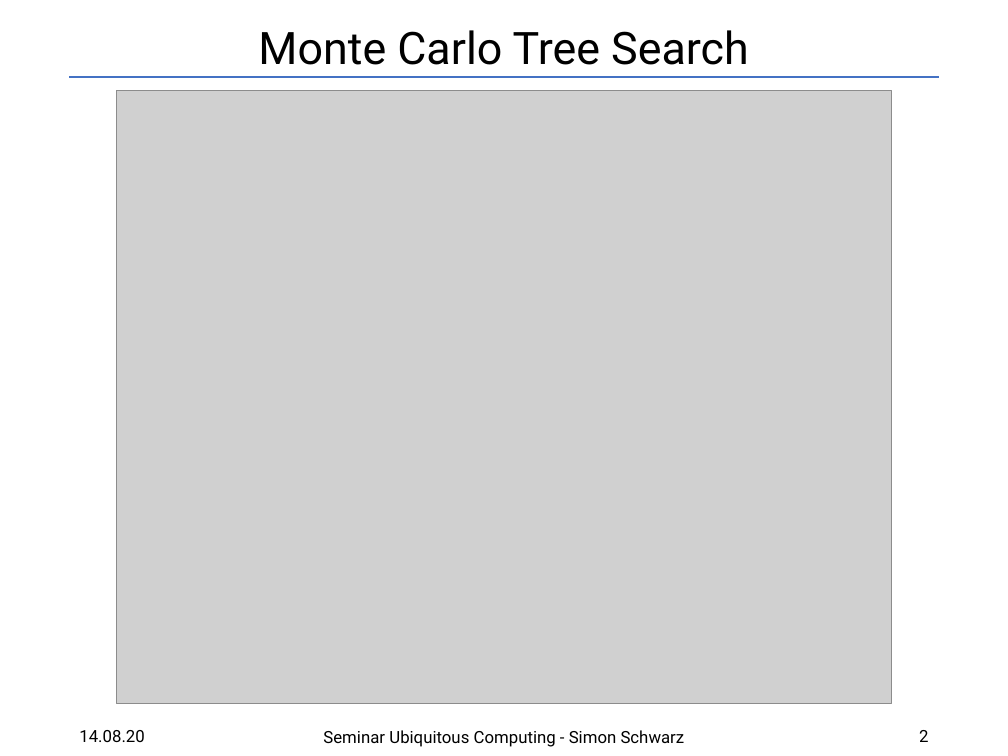
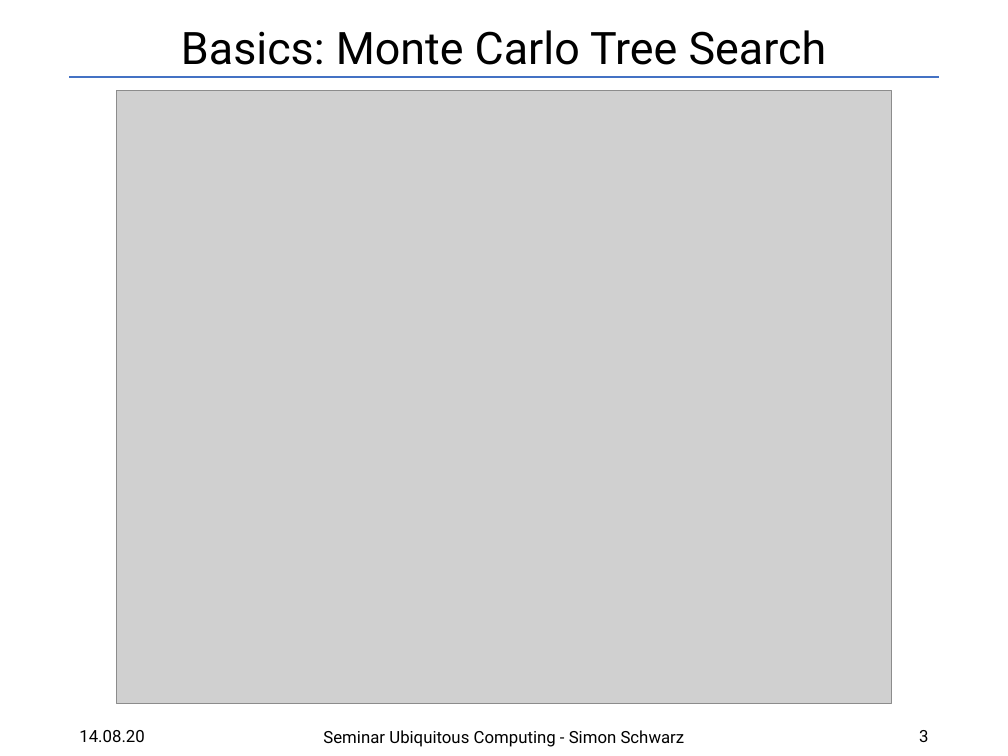
Before and after one commit to SRSchwarz/MCTS-Survey, a slide deck: slide 3 of slides/presentation.pptx (slide 2 before the commit). Drawn at 1008x756 pixels with LibreOffice and Linux fonts; fonts in the diff are those of the drawing; grey boxes stand for pictures. Boxes give left, top, right and bottom in pixels: in the first picture for what was removed or moved away, otherwise in the second. Text is boxed around its words. In the diff, an @@ line names an element or a change of style, - is before the commit and + after.

```diff
--- a/slides/presentation.pptx
+++ b/slides/presentation.pptx
@@ title at <box>181,30,827,65</box>: text changed @@
-Monte Carlo Tree Search
+Basics: Monte Carlo Tree Search
@@ page number at <box>919,730,928,742</box>: text changed @@
-2
+3
```
Also in this commit, not shown: 7 other slides changed, 7 slides added, 3 other files.
